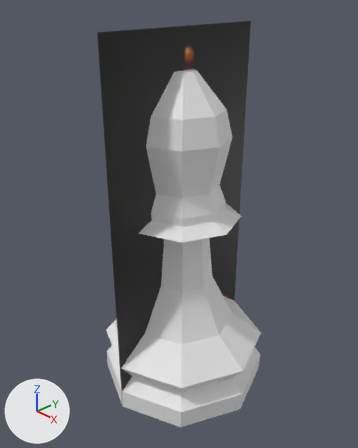
Renders of the Blender file Chess Set/Models/bishop.blend from each side of a commit.
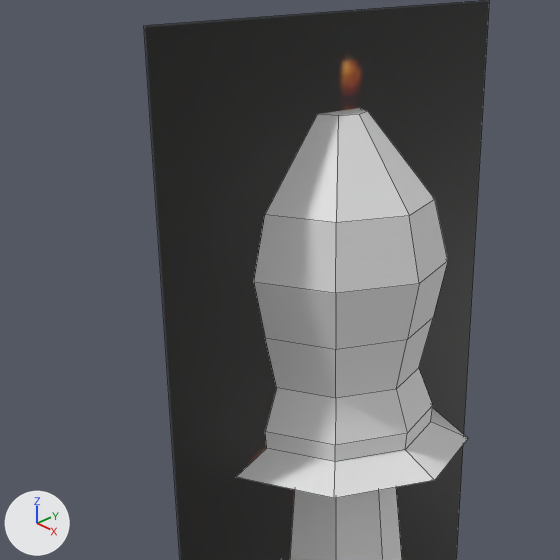
There are two pictures of each version: one whole from a camera (50 mm lens) standing at (0.0735, -0.0705, 0.0915) and looking at (-0.0007, -0.0007, 0.042), one close up on the part from 9% to 79% of the width and 5% to 60% of the height. Arrows for +X, +Y and +Z are at lower left; the lights stay in place. The close-ups show mesh edges as thin lines.

In view in the first close-up: 'Bishop', 'Staunton Bishop'.
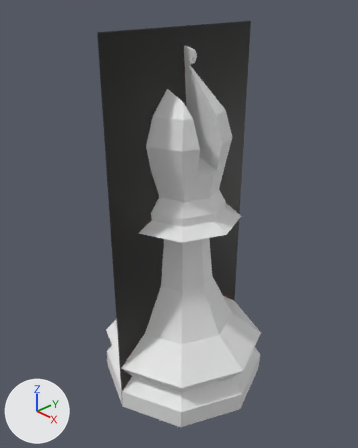
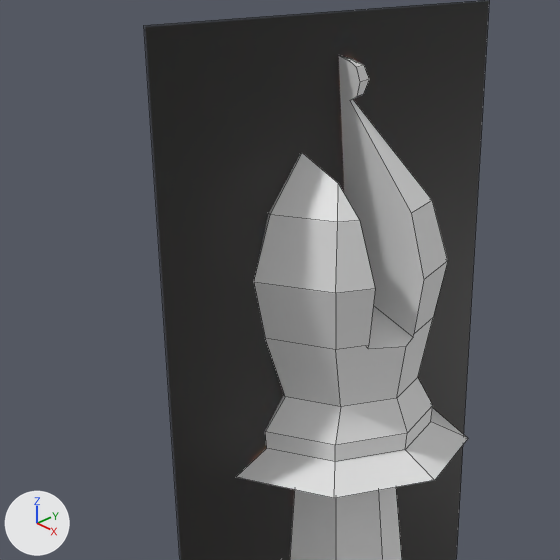
Commit message: Spherical top added along with a notch implementation using boolean modifier

Changed parts and their boxes (x1, y1, x2, y2) in the close-ups (560 x 560 px; the box of a moved part takes in the faces that stretch with it):
'Bishop', reshaped, modifiers changed: before (237, 108, 468, 560); after (237, 55, 468, 560)
part 1 of me_cylinder_001, built on: before (254, 108, 448, 293); after (254, 55, 448, 293)
part 2 of me_cylinder_001, moved or reshaped: (265, 318, 433, 445) in both

The edits, one by one:
me_cylinder_001 is used by ob_bishop; location (0.0, 0.0, 0.0); scale (1.34, 1.34, 1.34).
Verts and faces of me_cylinder_001; kept vertices keep their numbers, new ones are numbered from 128.
Before the commit, vertices of me_cylinder_001: 24 (0.0042, 0.0042, 0.0387) at pixel (418, 367), 25 (0.0059, 0.0, 0.0387) at pixel (396, 389), 26 (0.0042, -0.0042, 0.0387) at pixel (335, 398), 27 (0.0, -0.0059, 0.0387) at pixel (276, 387), 28 (-0.0042, -0.0042, 0.0387).
Before the commit, vertices of me_cylinder_001: 29 (-0.0059, 0.0, 0.0387), 30 (-0.0042, 0.0042, 0.0387), 31 (0.0, 0.0059, 0.0387).
me_cylinder_001 had 128 vertices, 123 faces and spanned x -0.015..0.015, y -0.0149..0.0151, z 0.0..0.0568.
me_cylinder_001 now has 161 vertices, 162 faces and spans x -0.015..0.015, y -0.0149..0.0151, z 0.0..0.0602.
Part 1, on me_cylinder_001:
8 vertices are removed from x -0.0019..0.0019, y -0.0019..0.0019, z 0.0568.
9 faces are deleted.
8 vertices move from x -0.0066..0.0066, y -0.0066..0.0066, z 0.051 to x -0.006..0.0065, y -0.0064..0.0061, z 0.051.
41 vertices are added at x -0.0022..0.0019, y -0.0019..0.0021, z 0.0575..0.0602.
48 new faces join them.
Part 2, on me_cylinder_001:
Vertex 24 moves to (0.0042, 0.004, 0.038).
Vertex 25 moves to (0.0058, 0.0001, 0.038).
Vertex 26 moves to (0.0042, -0.0038, 0.038).
Vertex 27 moves to (0.0003, -0.0054, 0.038).
Vertex 28 moves to (-0.0036, -0.0038, 0.038).
Vertex 29 moves to (-0.0052, 0.0001, 0.038).
Vertex 30 moves to (-0.0036, 0.004, 0.038).
Vertex 31 moves to (0.0003, 0.0057, 0.038).
Mesh me_cube is new.
It is a box spanning x -0.015..0.015, y -0.015..0.015, z -0.015..0.015.
Object 'Bishop' (ob_bishop) gains a BOOLEAN modifier named 'Boolean'.
Modifier setting: object = ob_notch.
Modifier setting: solver = 'FLOAT'.
Object 'notch' (ob_notch) is new; it shows me_cube.
Its location is (0.000033, -0.0022, 0.0754).
Its rotation in degrees is (4, 20, 1.4).
Its scale is (1.0, 0.167, 1.0).
It is now shown.
